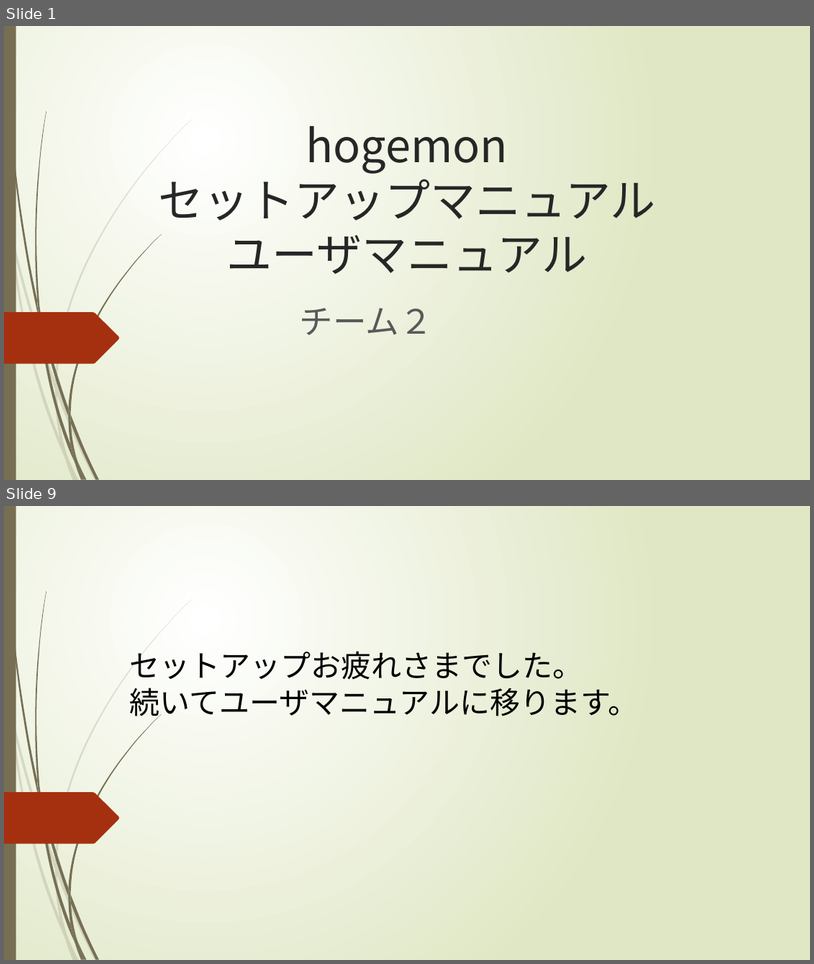
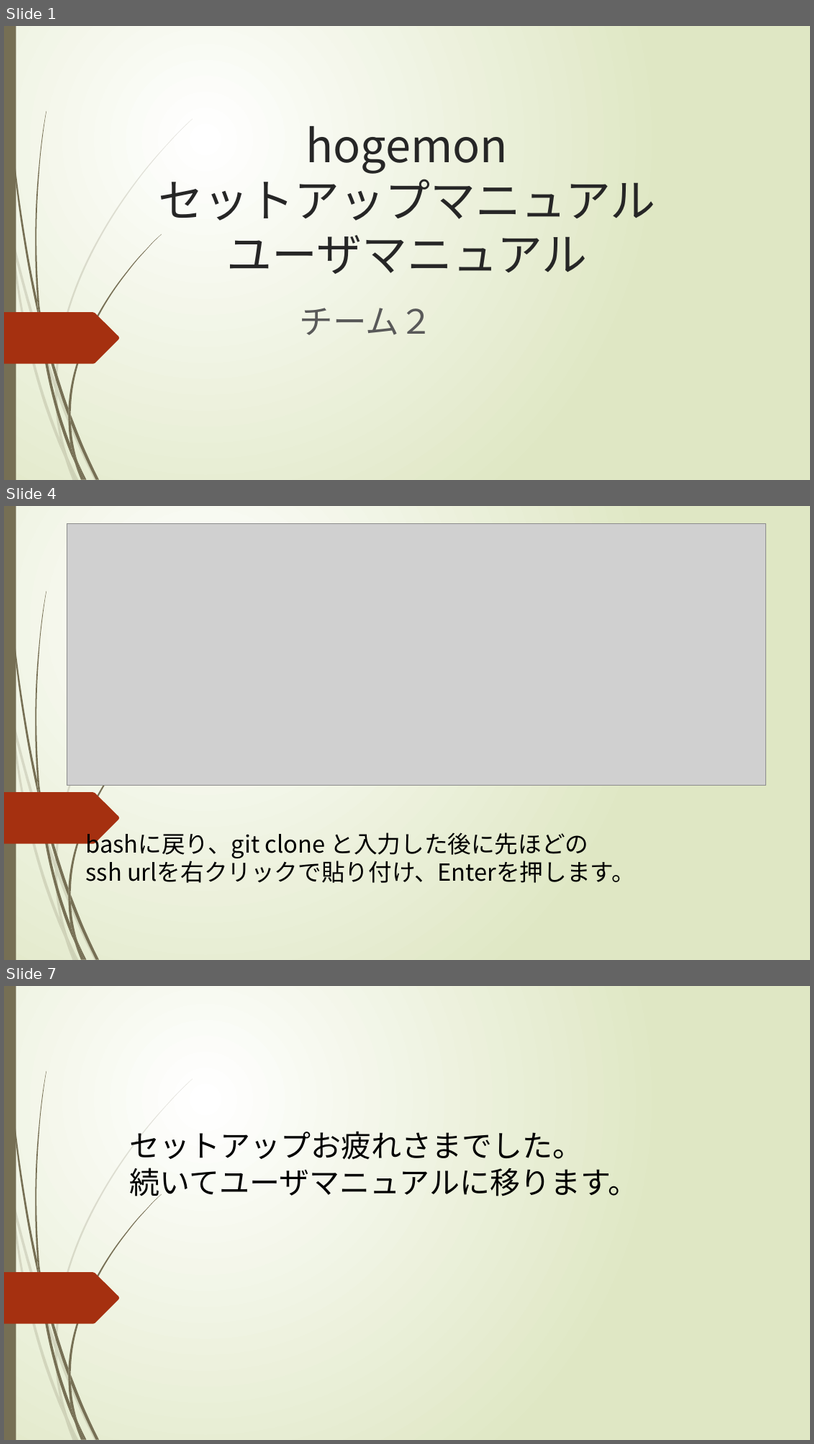
Before and after one commit to e1b20111/hogemon, a slide deck: hogemonマニュアル.pptx. Shown one above the other, each under a label of ours: slides 1 and 9 before the commit, slides 1, 4 and 7 after it; the slides between them are not shown. The pictures are 814x964 and 814x1444 pixels, drawn with LibreOffice and Linux fonts; fonts in the diff are those of the drawing; grey boxes stand for pictures. Boxes give left, top, right and bottom in pixels: in the first picture for what was removed or moved away, otherwise in the second. Text is boxed around its words. In the diff, an @@ line names an element or a change of style, - is before the commit and + after.

```diff
--- a/hogemonマニュアル.pptx
+++ b/hogemonマニュアル.pptx
@@ slide 4 added at [4, 506, 810, 960], background gradient #FFFFFF to #DFE8C4; not listed: 24 template elements that a slide beside it also shows @@
@@ picture added at [67, 523, 766, 785] @@
@@ text added at [85, 828, 635, 883], 28 pt, text #000000 @@
+bashに戻り、git clone と入力した後に先ほどの
+ssh urlを右クリックで貼り付け、Enterを押します。
@@ what was slide 9 is now slide 7 @@
```
Also in this commit, not shown: 2 slides changed, 2 other slides added, 5 slides removed.
